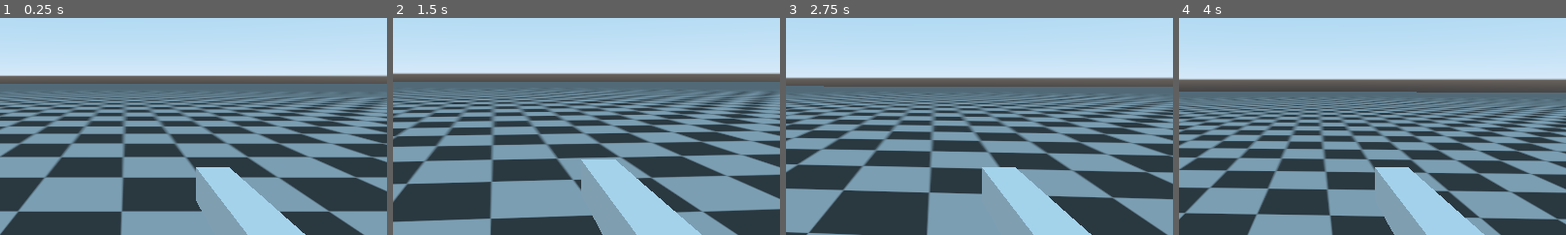
Above: before the commit, frames 1-4 (left to right).
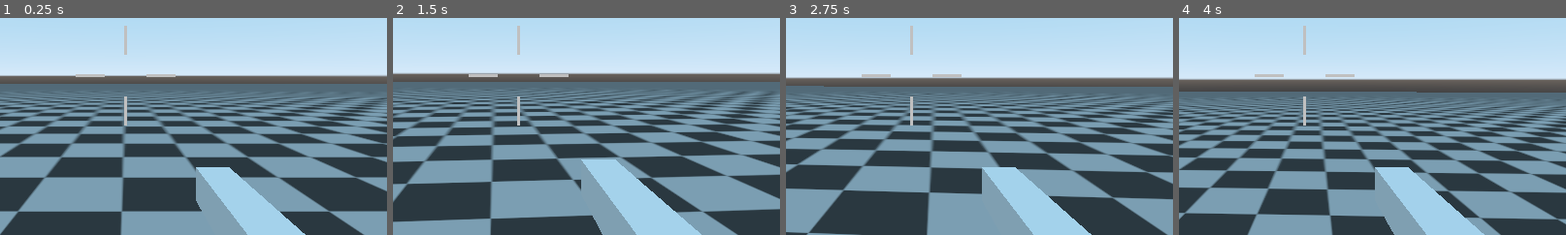
Above: after the commit, the same moments.

Repository: Octopodes-Nuts/FracturedExodus
Game: Godot game, scene res://behavior/player/Staging.tscn
Same seed, same stepped clock (60 frames per second), same inputs: the game is played once before the commit and once after it. This scene is started directly instead of the project's main scene.
Inputs (mouse positions are % of the whole screen's width and height, from its top left):
- Up to frame 1 (0.25 s): no input
- Up to frame 2 (1.5 s): tap Enter at 0.5 s; move the mouse to (49, 52) at 0.52 s; hold Right mouse button (ads) 0.53-1.28 s; hold W (move_forward) from 0.53 s (still down); click (49, 52) at 0.67 s; tap Space (jump) at 0.77 s; move the mouse to (57, 51) at 1.27 s; tap Ctrl (crouch) at 1.35 s
- Up to frame 3 (2.75 s): keep holding W (move_forward); tap Space (jump) at 1.52 s; move the mouse to (42, 49) at 2.02 s; click (42, 49) at 2.1 s
- Up to frame 4 (4 s): move the mouse to (51, 50) at 2.77 s; release W (move_forward) at 2.78 s; hold A (move_left) 2.78-3.53 s; tap 4 (heal) at 2.85 s; click (51, 50) at 2.92 s; tap Space (jump) at 3.02, 3.77 s; move the mouse to (46, 48) at 3.52 s; hold W (move_forward) from 3.53 s (still down); tap E (interact) at 3.6 s
The pictures show only the part of the screen within x 34-84%, y 37-87%; the shares and areas given below are measured in that part.

The runs differ from the first frame. In frame 1, 0.3% of the frame differs, in the area x 19-46%, y 3-50%; in frame 2, 0.4%; in frame 3, 0.4%; in frame 4, 0.4%.
Error in both runs: Invalid call. Nonexistent function 'add_child' in base 'Nil'. (res://behavior/player/weapons/Bullet.gd:25)

Commit message:
fix issue 62

Diff:
--- a/src/behavior/player/movement/DefaultController.gd
+++ b/src/behavior/player/movement/DefaultController.gd
@@ -6,6 +6,7 @@
 onready var WeaponRegister = get_node('/root/WeaponRegister')
 onready var Settings = get_node('/root/Settings')
 onready var Local = get_node('/root/Local')
+onready var HUD = preload('res://ui/hud/Hud.tscn').instance()
 
 onready var escape_menu = preload(
 	'res://debug/ui/debug_escape_menu/DebugEscapeMenu.tscn').instance()
@@ -50,6 +51,7 @@
 
 #This should be changed to be more global
 func _ready():
+	add_child(HUD)
 	# set up default character
 	character = Character.new()
 	character.primary_weapon = WeaponRegister.gun_register["DefaultGun"].instance()
--- a/src/environment/maps/test_map/TestMap.tscn
+++ b/src/environment/maps/test_map/TestMap.tscn
@@ -1,10 +1,9 @@
-[gd_scene load_steps=10 format=2]
+[gd_scene load_steps=9 format=2]
 
 [ext_resource path="res://debug/materials/debug_tile_0.tres" type="Material" id=1]
 [ext_resource path="res://behavior/player/Player.tscn" type="PackedScene" id=2]
 [ext_resource path="res://behavior/environment/camp/Camp.tscn" type="PackedScene" id=3]
 [ext_resource path="res://behavior/environment/map/Map.gd" type="Script" id=4]
-[ext_resource path="res://ui/hud/Hud.tscn" type="PackedScene" id=5]
 [ext_resource path="res://behavior/ai/basic_enemy/BasicEnemy.tscn" type="PackedScene" id=6]
 [ext_resource path="res://debug/debug_scenes/target_0.tscn" type="PackedScene" id=7]
 
@@ -35,8 +34,6 @@
 [node name="player_body" parent="." instance=ExtResource( 2 )]
 transform = Transform( 1, 0, 0, 0, 1, 0, 0, 0, 1, 6.02465, 3.54708, 0 )
 
-[node name="hud" parent="player_body" instance=ExtResource( 5 )]
-
 [node name="obsticles" type="Node" parent="."]
 
 [node name="basic_enemy" parent="." instance=ExtResource( 6 )]
